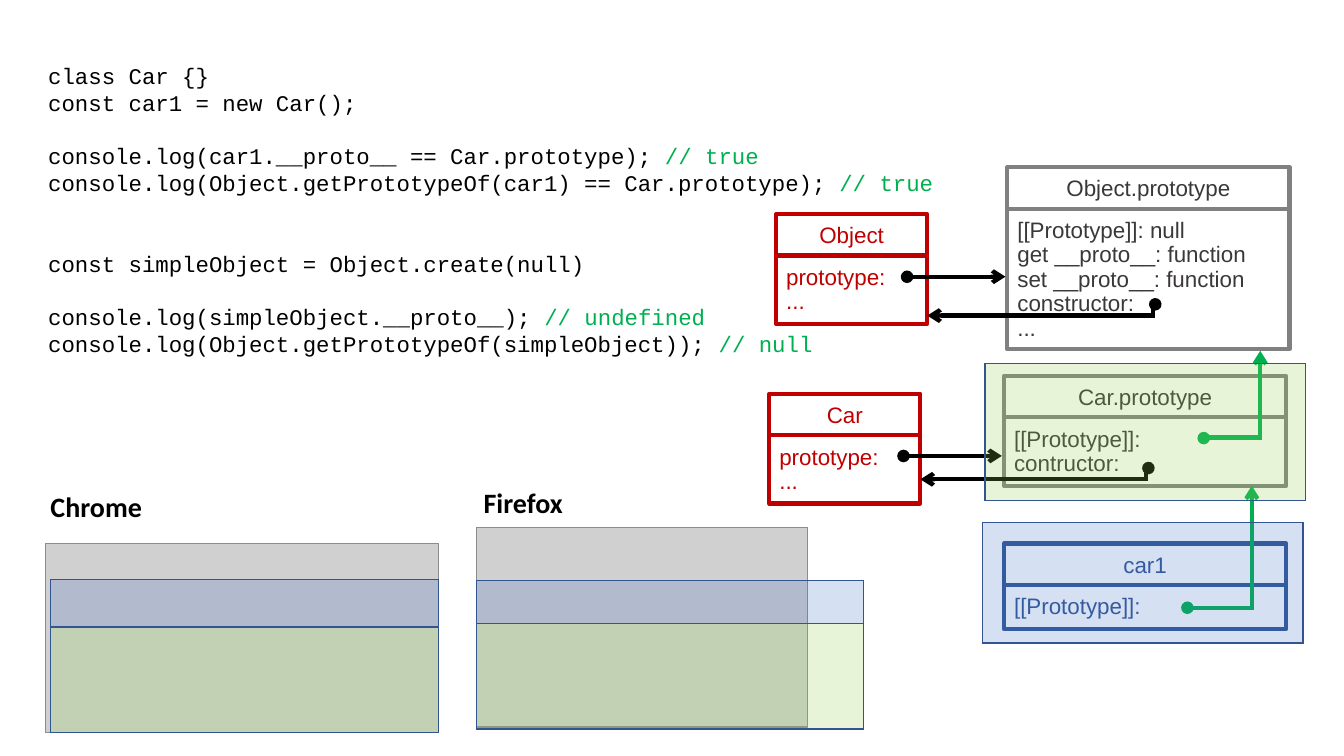
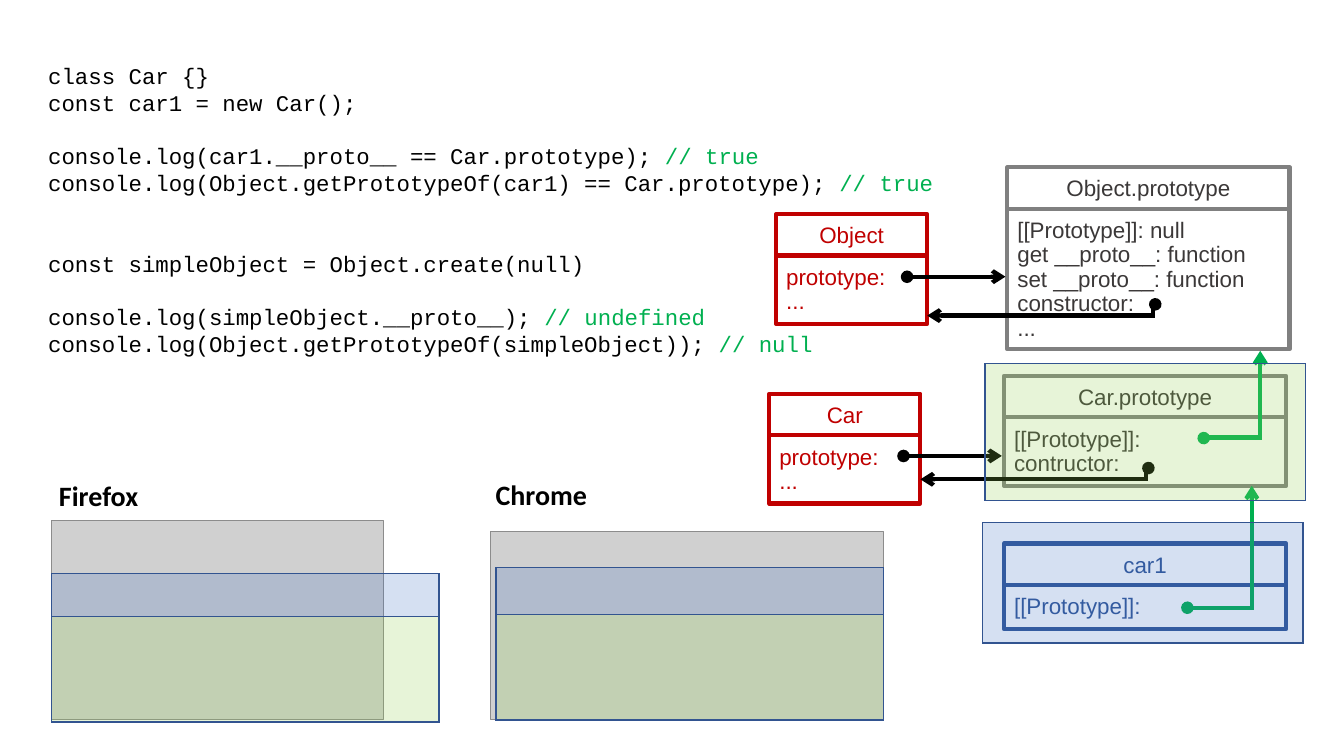
Before and after one commit to jlawrence/inheritance-in-javascript, a slide deck: slide 40 of The Inner Workings of Inheritance in JavaScript.pptx (slide 41 before the commit). Drawn at 1344x756 pixels with LibreOffice and Linux fonts; fonts in the diff are those of the drawing; grey boxes stand for pictures. Boxes give left, top, right and bottom in pixels: in the first picture for what was removed or moved away, otherwise in the second. Text is boxed around its words. In the diff, an @@ line names an element or a change of style, - is before the commit and + after.

Commit message:
Updated slides

```diff
--- a/The Inner Workings of Inheritance in JavaScript.pptx
+++ b/The Inner Workings of Inheritance in JavaScript.pptx
@@ text "Chrome": place and size @@
-text "Chrome" at [50, 497, 141, 518]
+text "Chrome" at [496, 485, 587, 506]
@@ 2 rectangles, 1 picture, 1 text: place and size @@
-2 rectangles, 1 picture, 1 text at [477, 493, 864, 729]
+2 rectangles, 1 picture, 1 text at [51, 486, 439, 722]
@@ 2 rectangles, 1 picture: place and size @@
-2 rectangles, 1 picture at [45, 543, 439, 732]
+2 rectangles, 1 picture at [491, 531, 884, 720]
```
Also in this commit, not shown: 3 other slides changed, 2 slides removed.
